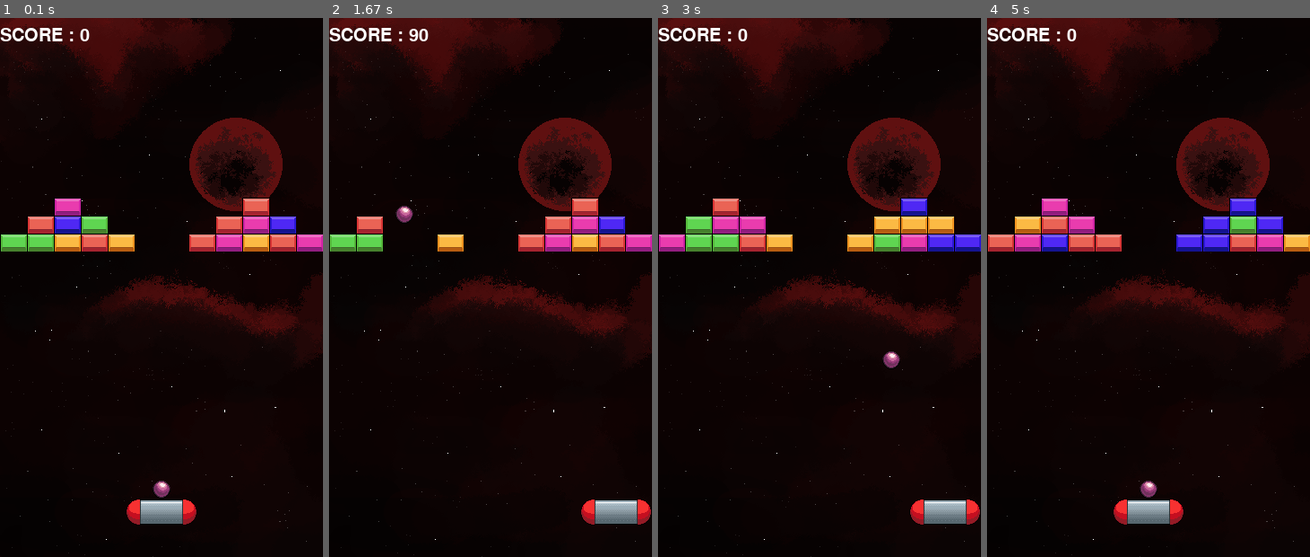
Above: before the commit, frames 1-4 (left to right).
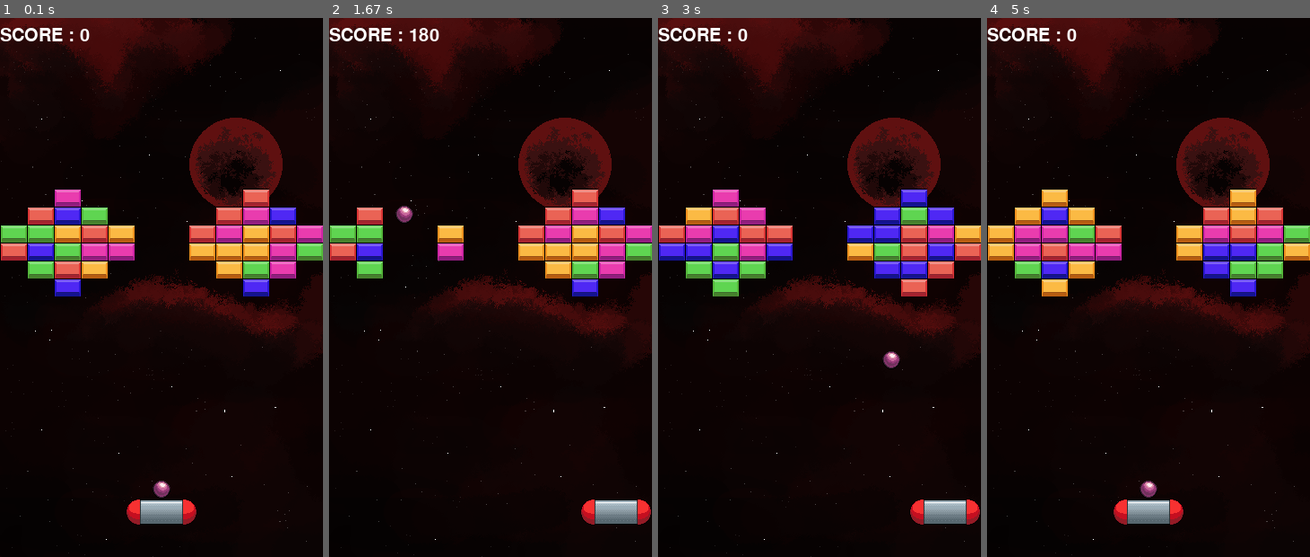
Above: after the commit, the same moments.

Repository: Tequila-Mockingbird-Chevaliers/pygameSummerJam
Game: pygame game, started from main.py
The game is run twice, just before and just after one commit, with the same random seed, the same clock (stepped at 60 frames per second) and the same inputs.
Inputs:
- Up to frame 1 (0.1 s): no input
- Up to frame 2 (1.67 s): tap Space at 0.33, 0.73, 1.03, 1.23, 1.53 s; hold Right 0.67-1.13 s; hold Right 1.17-1.63 s
- Up to frame 3 (3 s): hold Left 1.67-2.2 s; tap Space at 1.73, 2.03, 2.3, 2.6, 2.73 s; hold Left 2.23-2.63 s; hold Right from 2.67 s (still down)
- Up to frame 4 (5 s): tap Space at 3.03, 3.4, 3.7, 3.9, 4.2, 4.4, 4.7, 4.9 s; release Right at 3.3 s; hold Left 3.33-3.8 s; hold Right 3.83-4.3 s; hold Right 4.33-4.8 s; hold Left from 4.83 s (still down)

The runs differ from the first frame. In frame 1, 9.1% of the frame differs, in the area x 0-100%, y 31-52%; in frame 2, 6.7%; in frame 3, 9.3%; in frame 4, 9.3%.

Commit message:
Changed levels

Diff:
--- a/levels/level1.txt
+++ b/levels/level1.txt
@@ -1,4 +1,8 @@
+............
+............
 ..x......x..
 .xxx....xxx.
 xxxxx..xxxxx
-............
+xxxxx..xxxxx
+.xxx....xxx.
+..x......x..
--- /dev/null
+++ b/levels/level2.txt
@@ -0,0 +1,12 @@
+xxxxxxxxxxxx
+xx........xx
+x.x......x.x
+x..x....x..x
+x...x..x...x
+x....xx....x
+x....xx....x
+x...x..x...x
+x..x....x..x
+x.x......x.x
+xx........xx
+xxxxxxxxxxxx
--- a/src/entities/brick.py
+++ b/src/entities/brick.py
@@ -17,7 +17,7 @@
         Initialize Brick class
         """
         super().__init__(game_state, random.choice(game_state.assets.bricks))
-        self.rect.topleft = (grid[0] * BRICK_WIDTH, 200 + grid[1] * BRICK_HEIGHT)
+        self.rect.topleft = (grid[0] * BRICK_WIDTH, 150 + grid[1] * BRICK_HEIGHT)
 
     def remove(self):
         """
